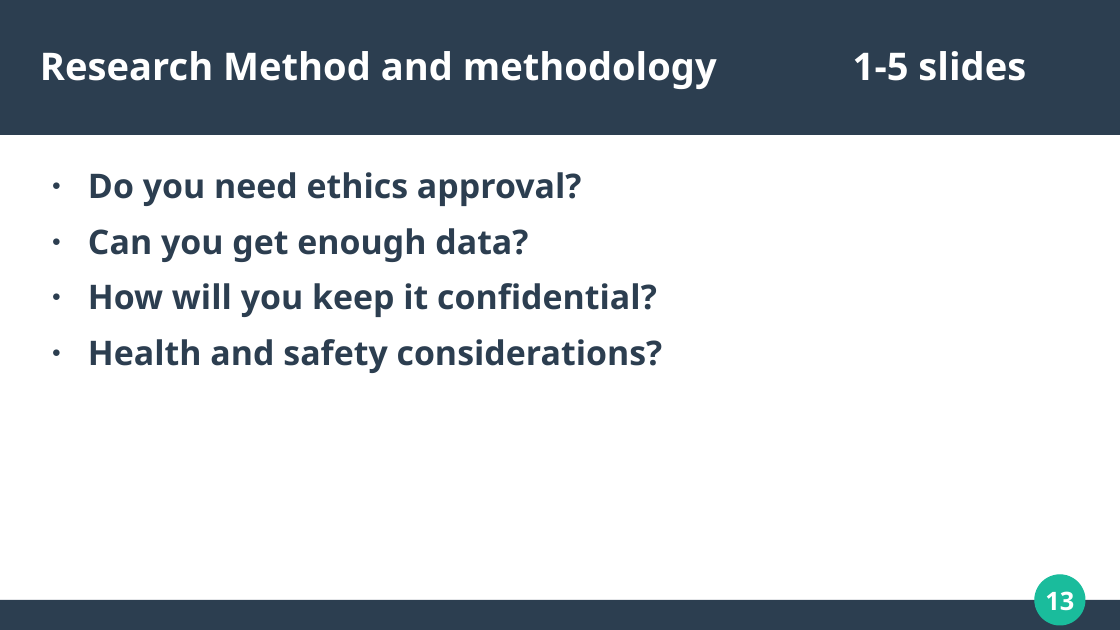
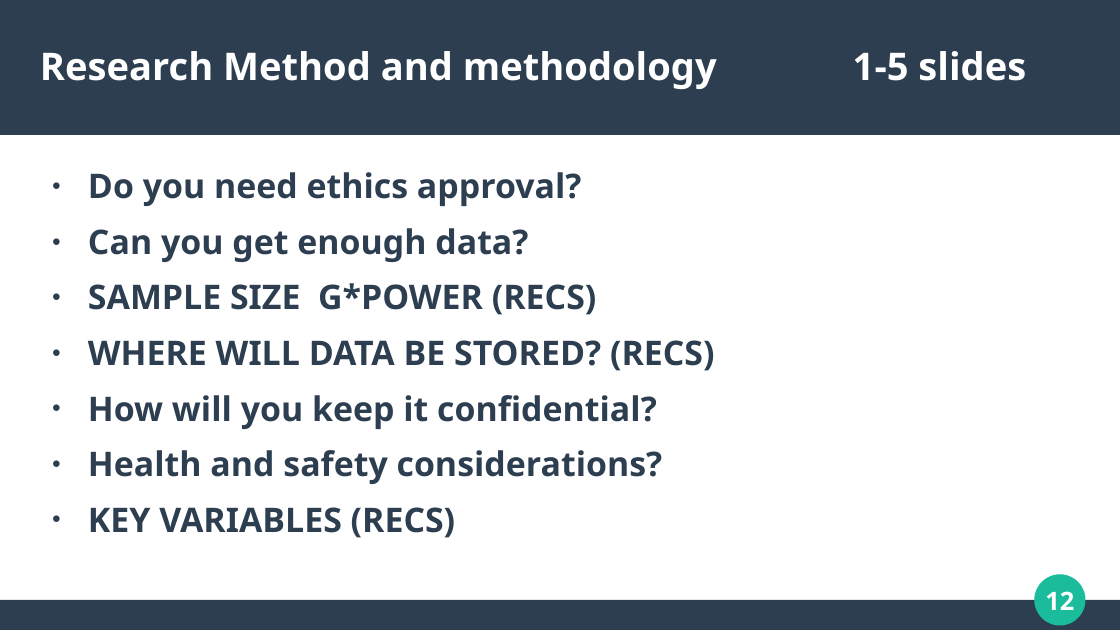
Before and after one commit to dannydaley/myUniSocial, a slide deck: slide 12 of Documentation/COMP320 PRESENTATION.odp (slide 13 before the commit). Drawn at 1120x630 pixels with LibreOffice and Linux fonts; fonts in the diff are those of the drawing. Boxes give left, top, right and bottom in pixels: in the first picture for what was removed or moved away, otherwise in the second. Text is boxed around its words. In the diff, an @@ line names an element or a change of style, - is before the commit and + after.

```diff
--- a/Documentation/COMP320 PRESENTATION.odp
+++ b/Documentation/COMP320 PRESENTATION.odp
@@ text at (88, 283, 715, 371): paragraphs added @@
+● SAMPLE SIZE G*POWER (RECS)
+● WHERE WILL DATA BE STORED? (RECS)
@@ text at (88, 507, 456, 538): paragraph added @@
+● KEY VARIABLES (RECS)
@@ page number at (1045, 591, 1074, 610): text changed @@
-13
+12
```
Also in this commit, not shown: 4 other slides changed, 5 slides added, 2 slides removed, 1 other file.
